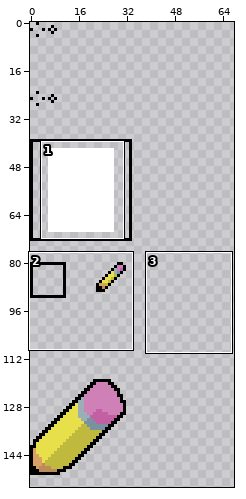
Pixel-art file: src/game/paint/assets/paint-source.aseprite. The first picture is a wide view before the edit; the outline marks the close-up.
Close-up. Old version:
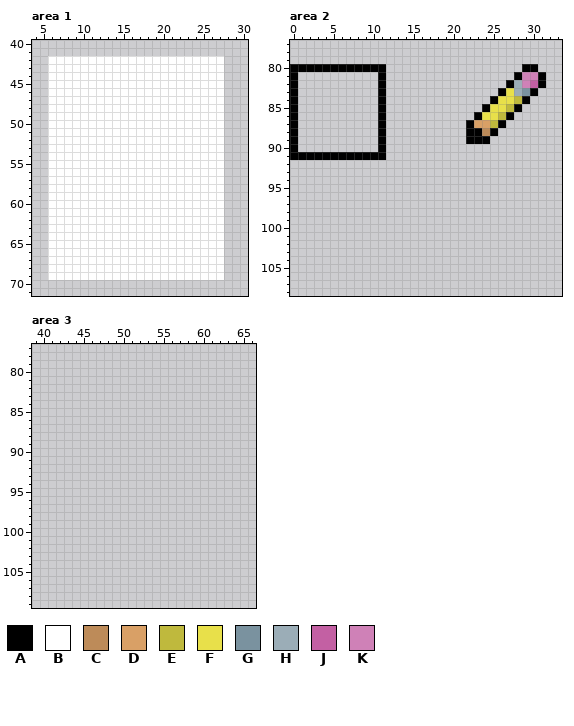
300x300 pixels, 1 frame. Shown: area 1: x 4..30, y 40..71; area 2: x 0..33, y 77..108; area 3: x 39..66, y 77..109. The wide view leaves out empty margins.
Palette (. is transparent): A #000000  B #ffffff  C #bd8b59  D #d9a066  E #bfb93d  F #e8e04a  G #7a929f  H #9badb7  J #c360a3  K #cf81b7
Pixels before, area 1, first column x 6:
42 BBBBBBBBBBBBBBBBBBBBBB
43 BBBBBBBBBBBBBBBBBBBBBB
44 BBBBBBBBBBBBBBBBBBBBBB
45 BBBBBBBBBBBBBBBBBBBBBB
46 BBBBBBBBBBBBBBBBBBBBBB
47 BBBBBBBBBBBBBBBBBBBBBB
48 BBBBBBBBBBBBBBBBBBBBBB
49 BBBBBBBBBBBBBBBBBBBBBB
50 BBBBBBBBBBBBBBBBBBBBBB
51 BBBBBBBBBBBBBBBBBBBBBB
52 BBBBBBBBBBBBBBBBBBBBBB
53 BBBBBBBBBBBBBBBBBBBBBB
54 BBBBBBBBBBBBBBBBBBBBBB
55 BBBBBBBBBBBBBBBBBBBBBB
56 BBBBBBBBBBBBBBBBBBBBBB
57 BBBBBBBBBBBBBBBBBBBBBB
58 BBBBBBBBBBBBBBBBBBBBBB
59 BBBBBBBBBBBBBBBBBBBBBB
60 BBBBBBBBBBBBBBBBBBBBBB
61 BBBBBBBBBBBBBBBBBBBBBB
62 BBBBBBBBBBBBBBBBBBBBBB
63 BBBBBBBBBBBBBBBBBBBBBB
64 BBBBBBBBBBBBBBBBBBBBBB
65 BBBBBBBBBBBBBBBBBBBBBB
66 BBBBBBBBBBBBBBBBBBBBBB
67 BBBBBBBBBBBBBBBBBBBBBB
68 BBBBBBBBBBBBBBBBBBBBBB
69 BBBBBBBBBBBBBBBBBBBBBB
Pixels before, area 2, first column x 0:
80 AAAAAAAAAAAA.................AA.
81 A..........A................AKKA
82 A..........A...............AHKJA
83 A..........A..............AFHGA.
84 A..........A.............AFFEA..
85 A..........A............AFFEA...
86 A..........A...........AFFEA....
87 A..........A..........ADDEA.....
88 A..........A..........AACA......
89 A..........A..........AAA.......
90 A..........A....................
91 AAAAAAAAAAAA....................
After:
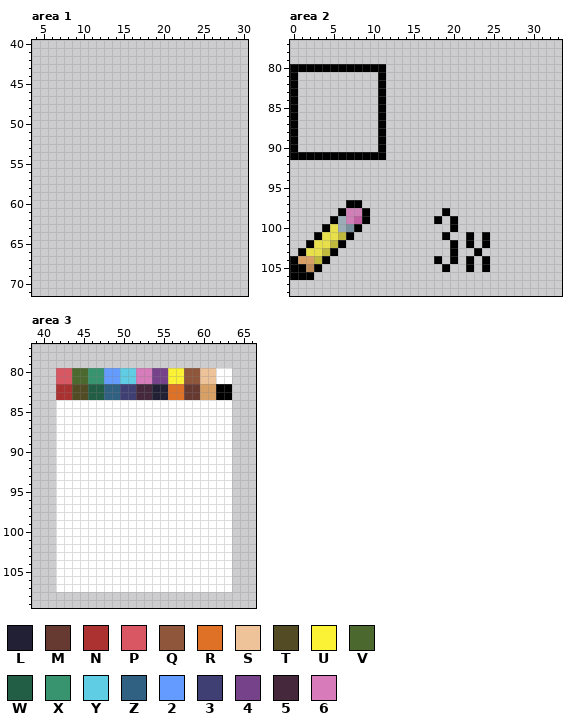
Colours new in this view: L #222034  M #663931  N #ac3232  P #d95763  Q #8f563b  R #df7126  S #eec39a  T #524b24  U #fbf236  V #4b692f  W #225d45  X #37946e  Y #5fcde4  Z #306082  2 #639bff  3 #3f3f74  4 #76428a  5 #45283c  6 #d77bba
Edits made:
Changed rows in their new state; - is an unchanged pixel.
Area 1:
first column x 6:
42 ......................
43 ......................
44 ......................
45 ......................
46 ......................
47 ......................
48 ......................
49 ......................
50 ......................
51 ......................
52 ......................
53 ......................
54 ......................
55 ......................
56 ......................
57 ......................
58 ......................
59 ......................
60 ......................
61 ......................
62 ......................
63 ......................
64 ......................
65 ......................
66 ......................
67 ......................
68 ......................
69 ......................
Area 2:
first column x 22:
 80 -------..-
 81 ------....
 82 -----.....
 83 ----.....-
 84 ---.....--
 85 --.....---
 86 -.....----
 87 .....-----
 88 ....------
 89 ...-------
first column x 0:
 97 -------AA----------------
 98 ------AKKA---------A-----
 99 -----AHKJA--------A-A----
100 ----AFHGA-----------A----
101 ---AFFEA-----------A--A-A
102 --AFFEA-------------A-A-A
103 -AFFEA--------------A--A-
104 ADDEA-------------A-A-A-A
105 AACA---------------A--A-A
106 AAA----------------------
Area 3:
first column x 42:
 80 PPVVXX22YY6644UUQQSSBB
 81 PPVVXX22YY6644UUQQSSBB
 82 NNTTWWZZ3355LLRRMMDDAA
 83 NNTTWWZZ3355LLRRMMDDAA
 84 BBBBBBBBBBBBBBBBBBBBBB
 85 BBBBBBBBBBBBBBBBBBBBBB
 86 BBBBBBBBBBBBBBBBBBBBBB
 87 BBBBBBBBBBBBBBBBBBBBBB
 88 BBBBBBBBBBBBBBBBBBBBBB
 89 BBBBBBBBBBBBBBBBBBBBBB
 90 BBBBBBBBBBBBBBBBBBBBBB
 91 BBBBBBBBBBBBBBBBBBBBBB
 92 BBBBBBBBBBBBBBBBBBBBBB
 93 BBBBBBBBBBBBBBBBBBBBBB
 94 BBBBBBBBBBBBBBBBBBBBBB
 95 BBBBBBBBBBBBBBBBBBBBBB
 96 BBBBBBBBBBBBBBBBBBBBBB
 97 BBBBBBBBBBBBBBBBBBBBBB
 98 BBBBBBBBBBBBBBBBBBBBBB
 99 BBBBBBBBBBBBBBBBBBBBBB
100 BBBBBBBBBBBBBBBBBBBBBB
101 BBBBBBBBBBBBBBBBBBBBBB
102 BBBBBBBBBBBBBBBBBBBBBB
103 BBBBBBBBBBBBBBBBBBBBBB
104 BBBBBBBBBBBBBBBBBBBBBB
105 BBBBBBBBBBBBBBBBBBBBBB
106 BBBBBBBBBBBBBBBBBBBBBB
107 BBBBBBBBBBBBBBBBBBBBBB
